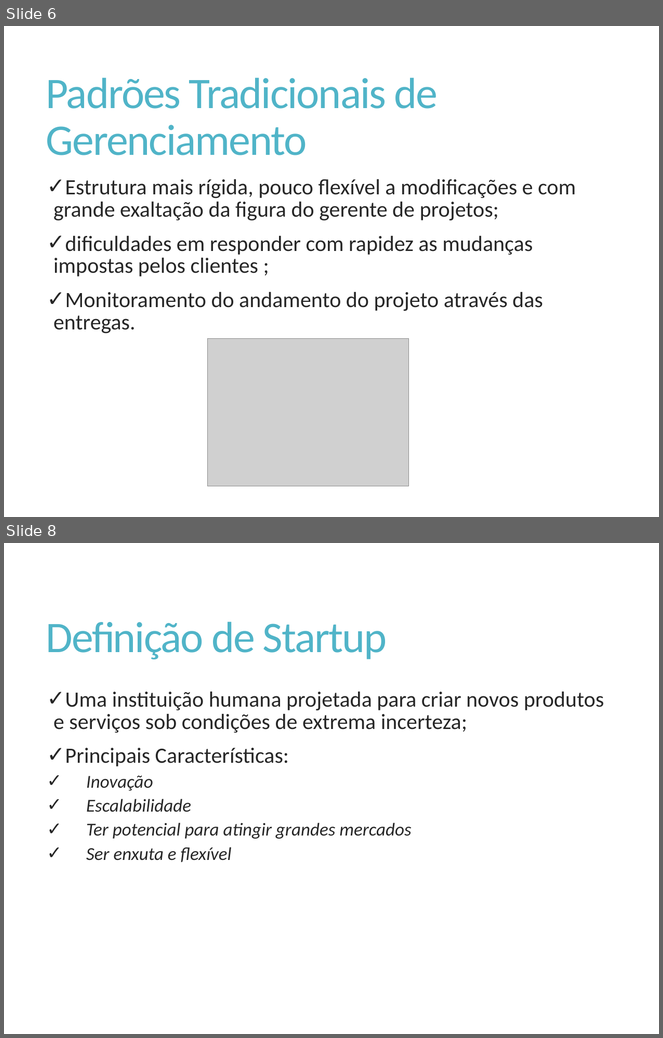
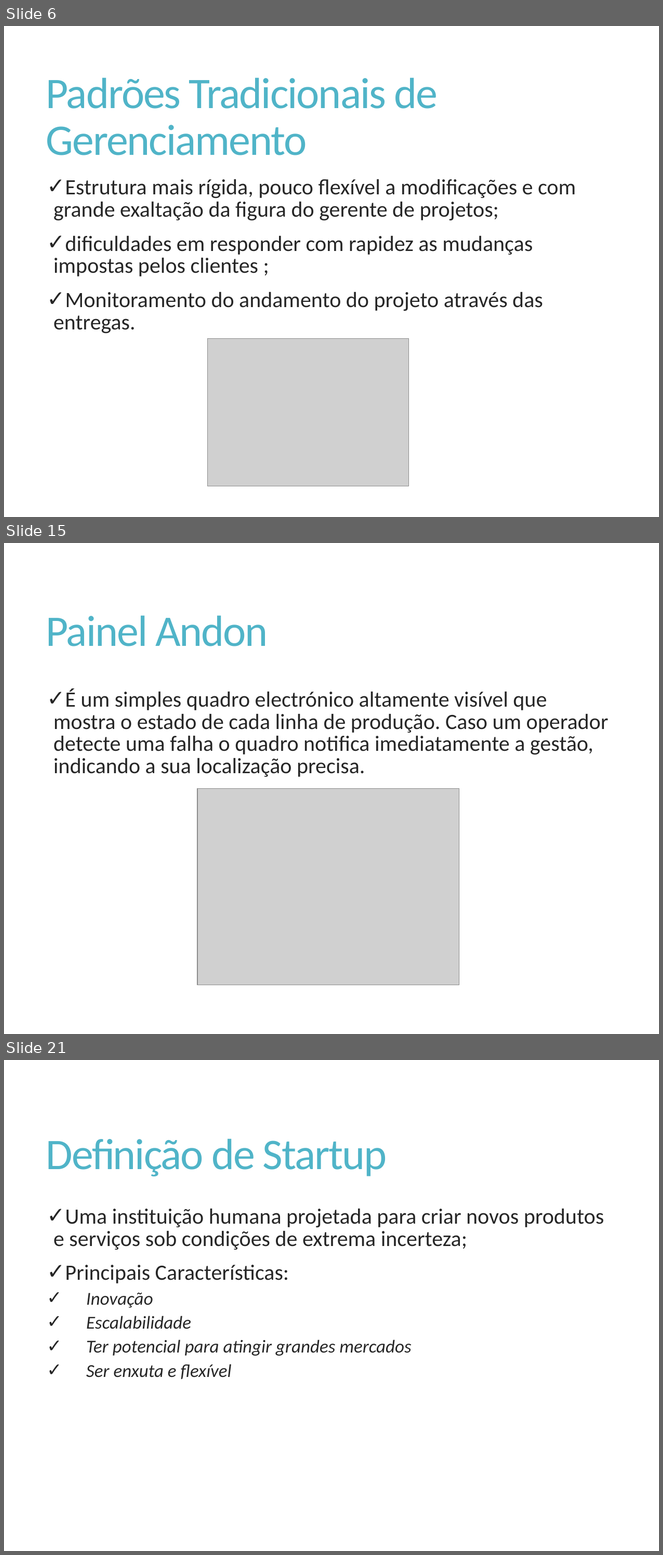
Before and after one commit to Elton-Garbin/TCC-2016, a slide deck: StartIdea/StartIdea.Docs/Apresentacao.pptx. Shown one above the other, each under a label of ours: slides 6 and 8 before the commit, slides 6, 15 and 21 after it; the slides between them are not shown. The pictures are 663x1038 and 663x1555 pixels, drawn with LibreOffice and Linux fonts; fonts in the diff are those of the drawing; grey boxes stand for pictures. Boxes give left, top, right and bottom in pixels: in the first picture for what was removed or moved away, otherwise in the second. Text is boxed around its words. In the diff, an @@ line names an element or a change of style, - is before the commit and + after.

```diff
--- a/StartIdea/StartIdea.Docs/Apresentacao.pptx
+++ b/StartIdea/StartIdea.Docs/Apresentacao.pptx
@@ slide 15 added at [4,543,659,1034], background #FFFFFF @@
@@ title added at [46,615,268,646], 48 pt, text #50B4C8 @@
+Painel Andon
@@ text added at [53,689,609,777], 24 pt, text #262626 @@
+✓ É um simples quadro electrónico altamente visível que mostra o estado de cada linha de produção. Caso um operador detecte uma falha o quadro notifica imediatamente a gestão, indicando a sua localização precisa.
@@ picture added at [197,788,460,985] @@
@@ what was slide 8 is now slide 21 @@
```
Also in this commit, not shown: 2 slides changed, 12 other slides added.
